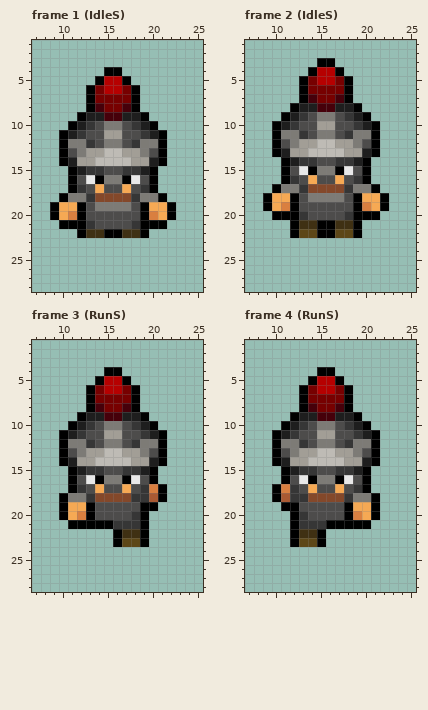
A pixel-art file gets an edit: Assets/Puny-Characters/Soldier.ase. That is the earlier state.
32x32 pixels, 192 frames. Colours within 5 levels of each other are drawn and written as one. Shown: frame 1 (IdleS): x 7..25, y 1..28; frame 2 (IdleS): x 7..25, y 1..28; frame 3 (RunS): x 7..25, y 1..28; frame 4 (RunS): x 7..25, y 1..28. The commit also changed other frames, which this record leaves out.
The result:
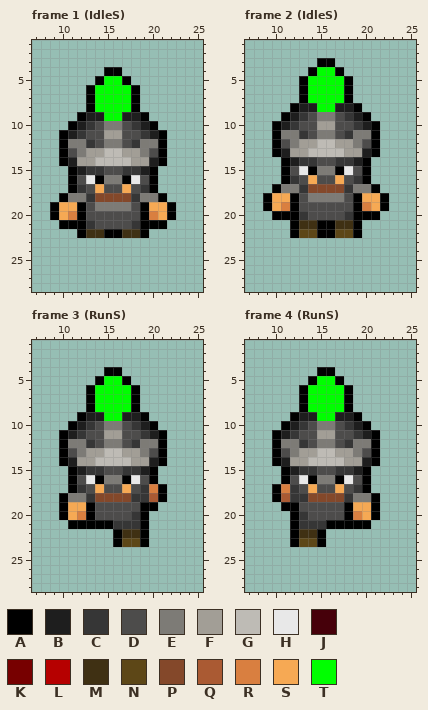
Palette (. is transparent): A #000000  B #1e1e1e  C #363636  D #4d4c4b  E #7d7b76  F #a29e96  G #bebbb5  H #e8e8e8  J #46000a  K #770000  L #b60000  M #3f3013  N #5d4717  P #84482a  Q #aa5a33  R #d97f40  S #f6a954  T #00ff00
The edit:
layer "RedSoldier" now hidden
layer "BaseSoldier" added
--- frame 1 (IdleS), layer "BaseSoldier"
@@ x 12..19 @@
  4 ...AA...
- 5 ..ALLA..
- 6 .AKLLKA.
- 7 .AKKKKA.
- 8 .AJKKJA.
- 9 ABBJJBBA
+ 5 ..ATTA..
+ 6 .ATTTTA.
+ 7 .ATTTTA.
+ 8 .ATTTTA.
+ 9 ABBTTBBA
 10 BCDEEDCB
--- frame 2 (IdleS), layer "BaseSoldier"
@@ x 12..19 @@
  3 ...AA...
- 4 ..ALLA..
- 5 .AKLLKA.
- 6 .AKKKKA.
- 7 .AJKKJA.
- 8 ABBJJBBA
+ 4 ..ATTA..
+ 5 .ATTTTA.
+ 6 .ATTTTA.
+ 7 .ATTTTA.
+ 8 ABBTTBBA
  9 BCDEEDCB
--- frame 3 (RunS), layer "BaseSoldier": the same change as frame 1 (IdleS)
--- frame 4 (RunS), layer "BaseSoldier": the same change as frame 1 (IdleS)
Boxes around the changes in both pictures, in picture pixels (x1, y1, x2, y2):
changed: (95, 76, 131, 121)
changed: (308, 67, 344, 112)
changed: (95, 376, 131, 421)
changed: (308, 376, 344, 421)
